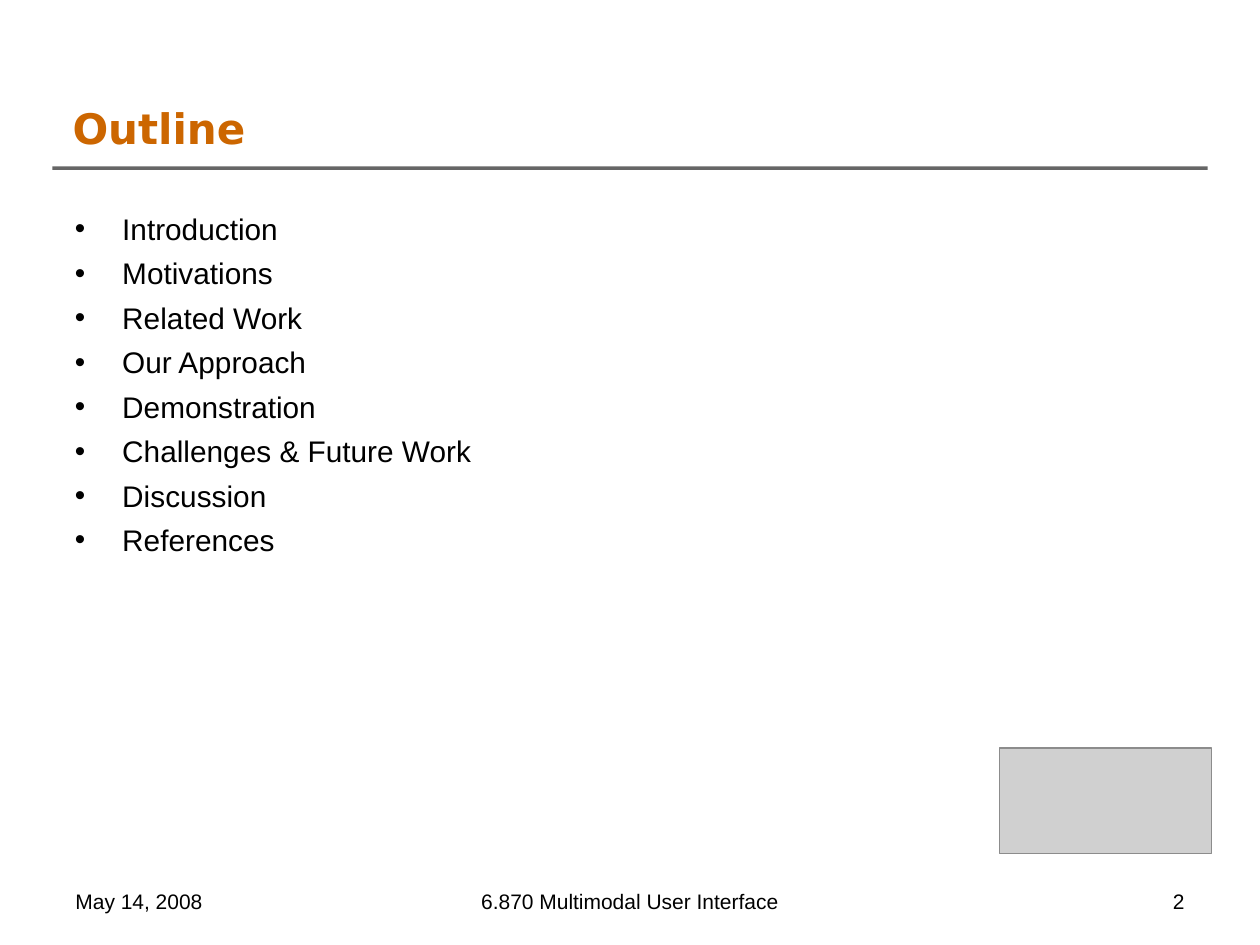
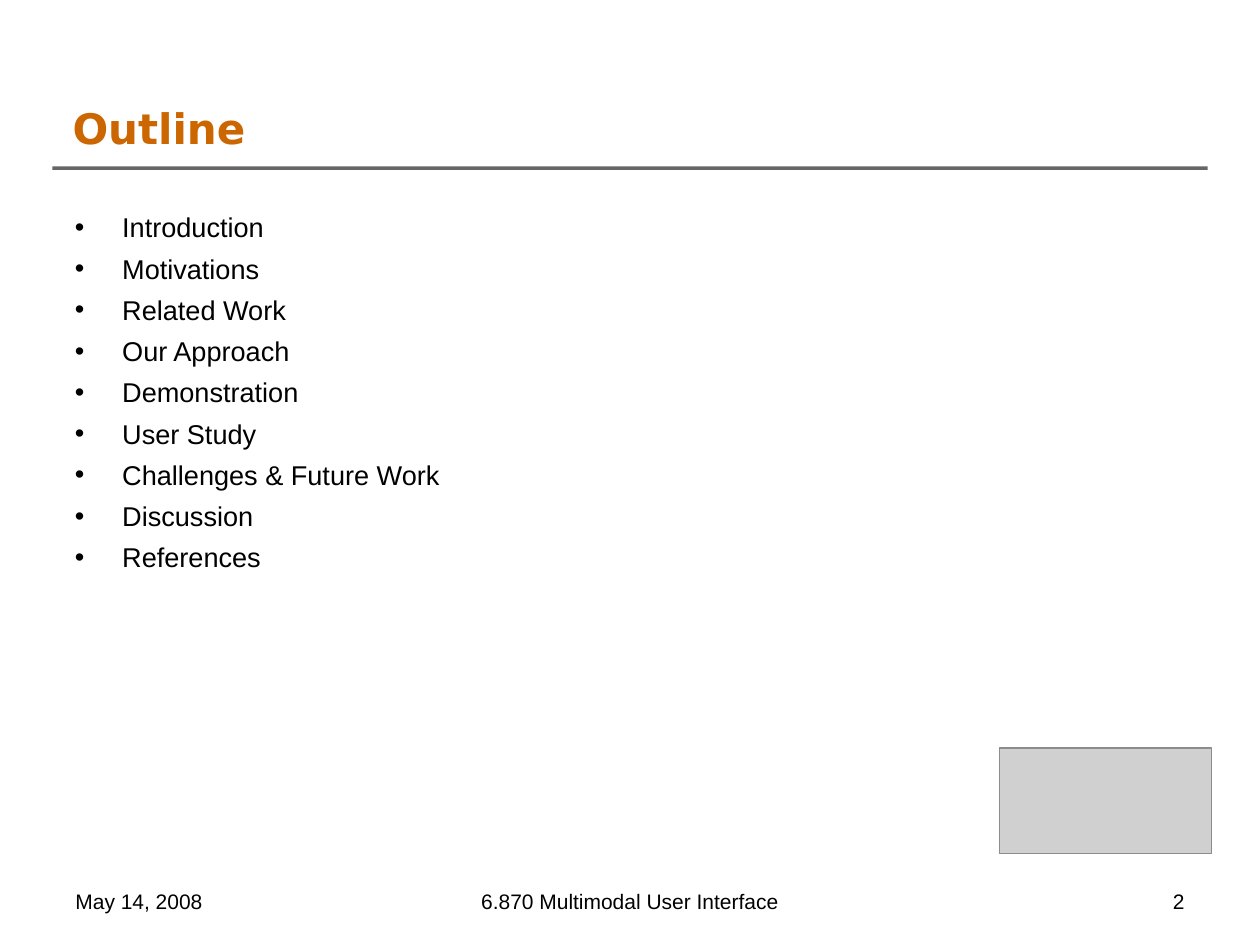
Before and after one commit to oshanis/webnnel, a slide deck: slide 2 of docs/6.870 Final Project Presentation.ppt. Drawn at 1260x945 pixels with LibreOffice and Linux fonts; fonts in the diff are those of the drawing; grey boxes stand for pictures; background and template pictures are left out. Boxes give left, top, right and bottom in pixels: in the first picture for what was removed or moved away, otherwise in the second. Text is boxed around its words. In the diff, an @@ line names an element or a change of style, - is before the commit and + after.

```diff
--- a/docs/6.870 Final Project Presentation.ppt
+++ b/docs/6.870 Final Project Presentation.ppt
@@ text at (122, 217, 440, 568): size 17 to 15.5 pt @@
@@ text at (122, 424, 256, 449): paragraph added @@
+• User Study
```
Also in this commit, not shown: 3 other slides changed.
